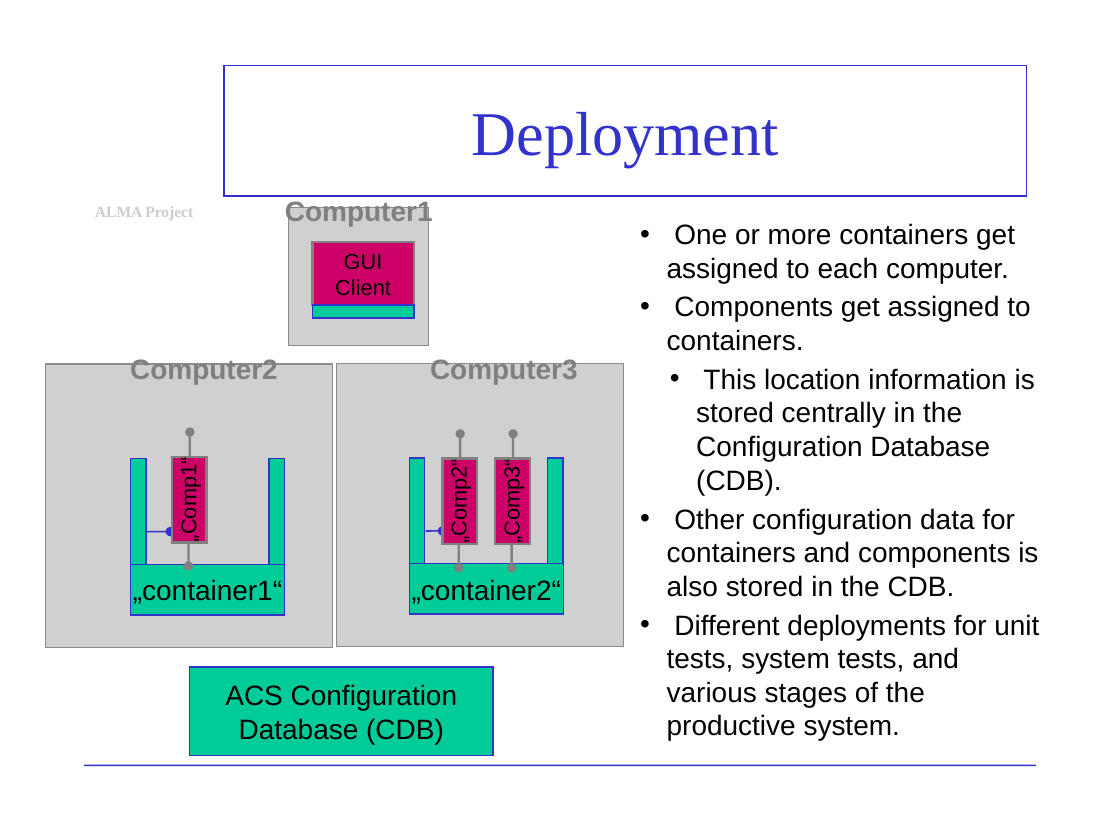
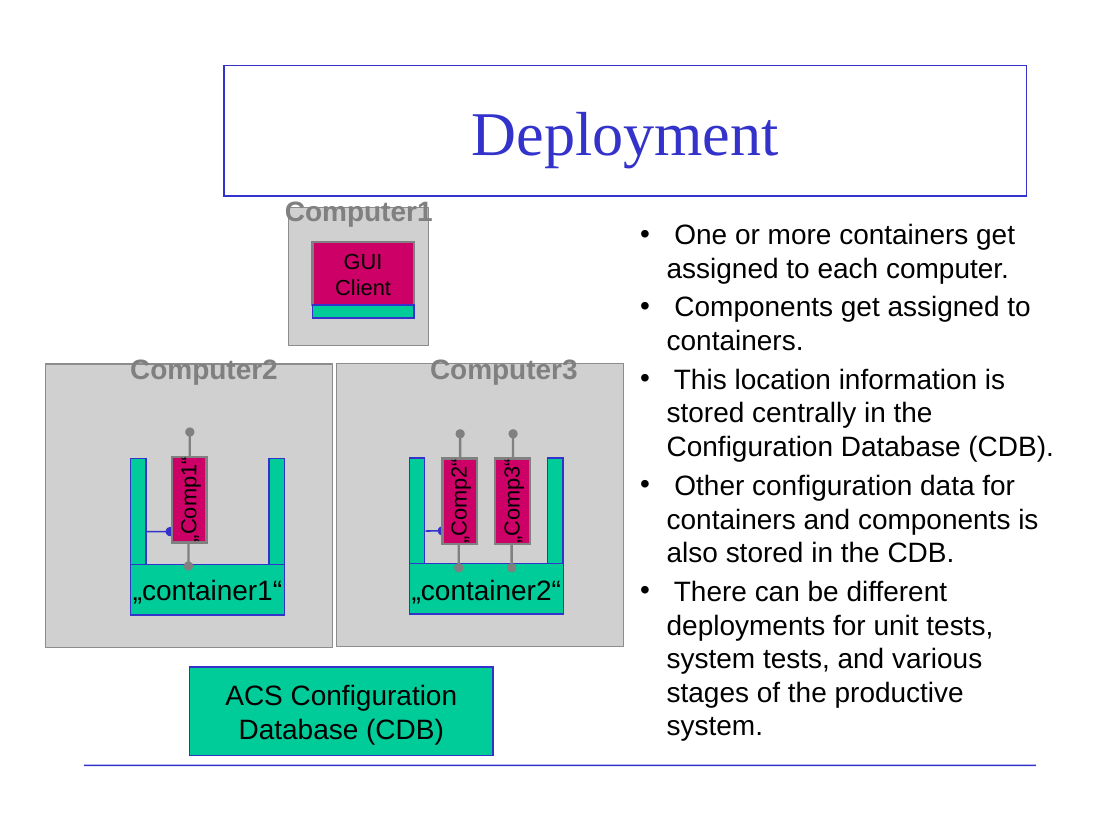
Before and after one commit to ACS-Community/ACS, a slide deck: slide 3 of Documents/ACS-Course/ACSBigPicture.ppt. Drawn at 1120x840 pixels with LibreOffice and Linux fonts; fonts in the diff are those of the drawing; grey boxes stand for pictures; background and template pictures are left out. Boxes give left, top, right and bottom in pixels: in the first picture for what was removed or moved away, otherwise in the second. Text is boxed around its words. In the diff, an @@ line names an element or a change of style, - is before the commit and + after.

```diff
--- a/Documents/ACS-Course/ACSBigPicture.ppt
+++ b/Documents/ACS-Course/ACSBigPicture.ppt
@@ rectangle removed at (84,64,200,222) @@
@@ text removed at (95,207,193,220) @@
-ALMA Project
@@ text at (667,368,1053,461): list level 2 to 1 in "This location information is stored ..." @@
@@ text at (667,580,993,707): text changed @@
-• Different deployments for unit tests, system tests, and various stages of the productive system.
+• There can be different deployments for unit tests, system tests, and various stages of the productive system.
```
Also in this commit, not shown: 3 other slides changed.
